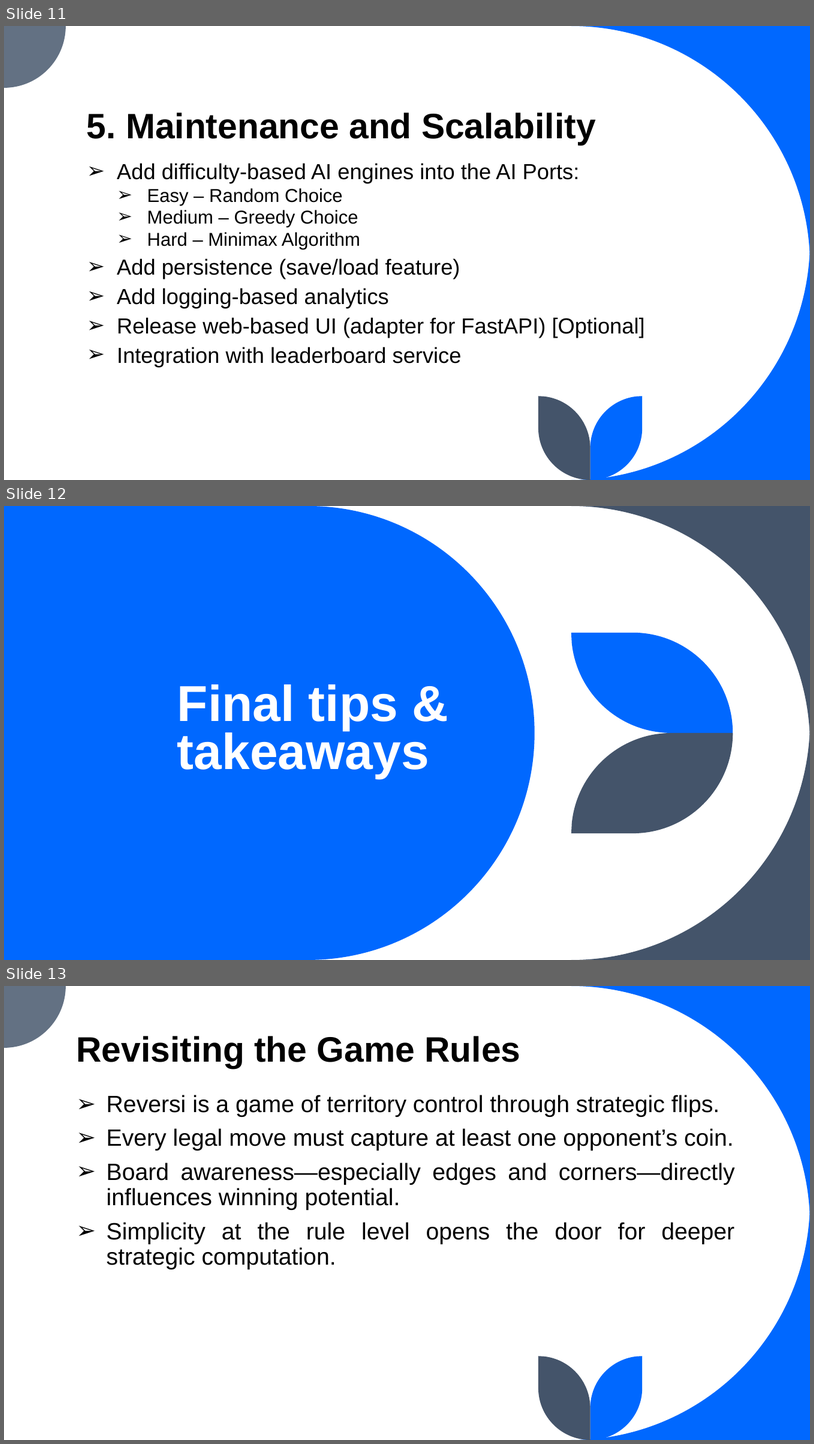
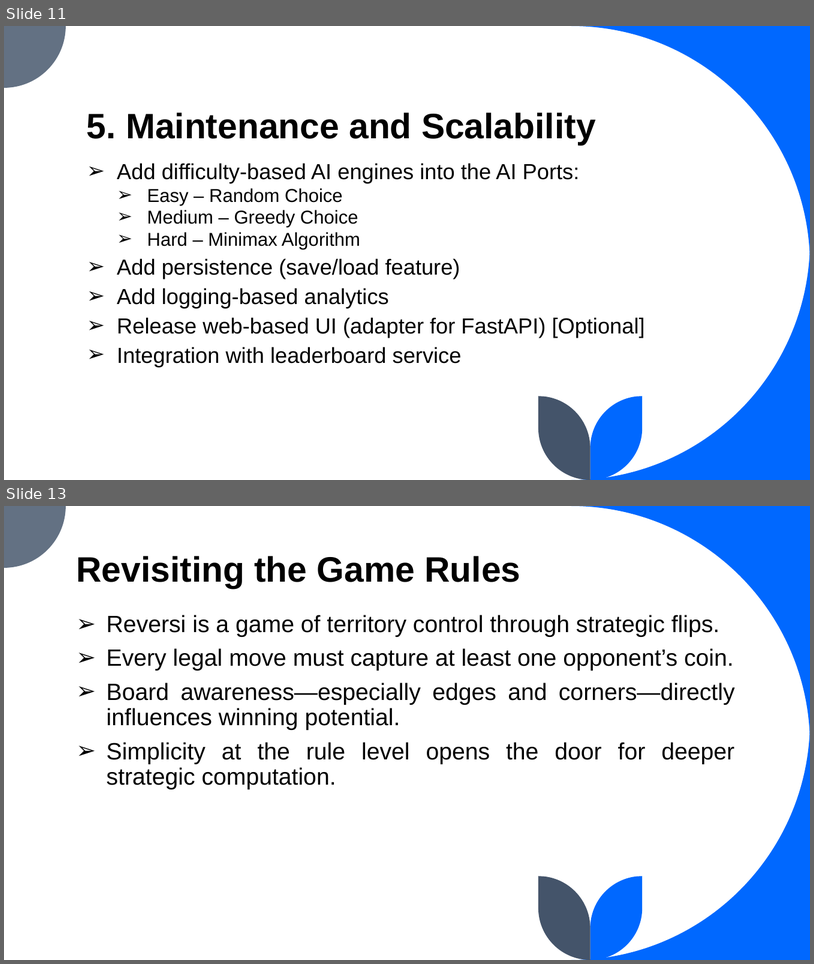
Before and after one commit to TalhaProgrammer92/Reversi-Game, a slide deck: docs/Reversi - Presentation.pptx. Shown one above the other, each under a label of ours: slides 11, 12 and 13 before the commit, slides 11 and 13 after it; the slides between them are not shown. The pictures are 814x1444 and 814x964 pixels, drawn with LibreOffice and Linux fonts; fonts in the diff are those of the drawing. Boxes give left, top, right and bottom in pixels: in the first picture for what was removed or moved away, otherwise in the second. Text is boxed around its words. In the diff, an @@ line names an element or a change of style, - is before the commit and + after.

```diff
--- a/docs/Reversi - Presentation.pptx
+++ b/docs/Reversi - Presentation.pptx
@@ slide 12 removed at (x1=4, y1=506, x2=810, y2=960), background #FFFFFF @@
@@ title removed at (x1=177, y1=684, x2=429, y2=778) @@
-Final tips & takeaways
@@ group removed at (x1=4, y1=506, x2=810, y2=960): 5 freeform shapes @@
```
Also in this commit, not shown: 1 slide changed, 1 slide added.
